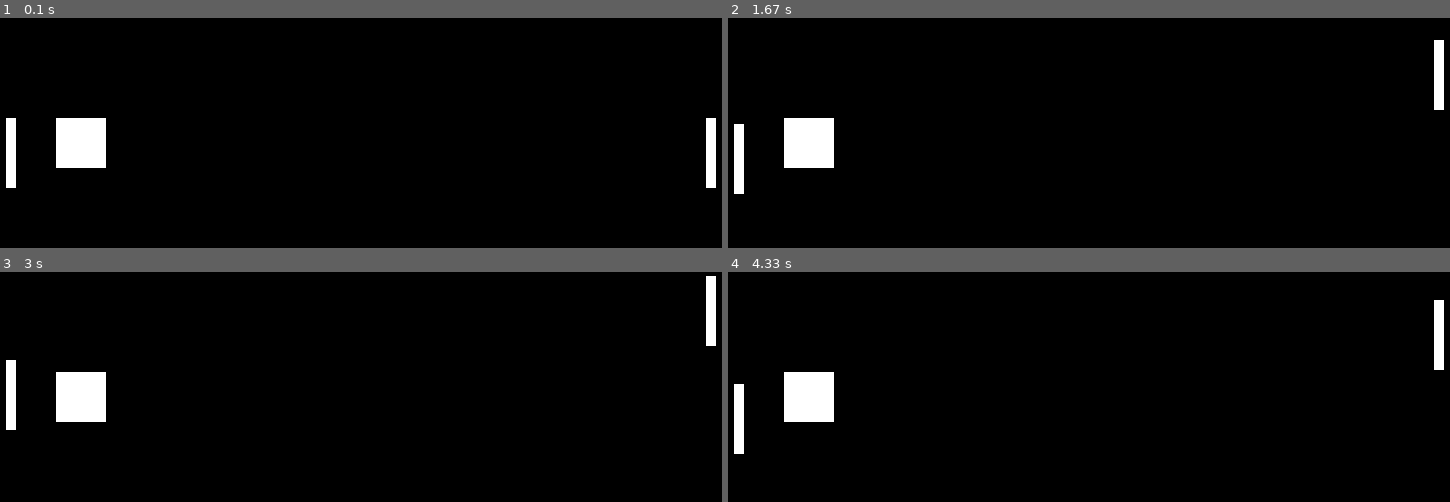
Above: before the commit, frames 1-4 (two rows, left to right).
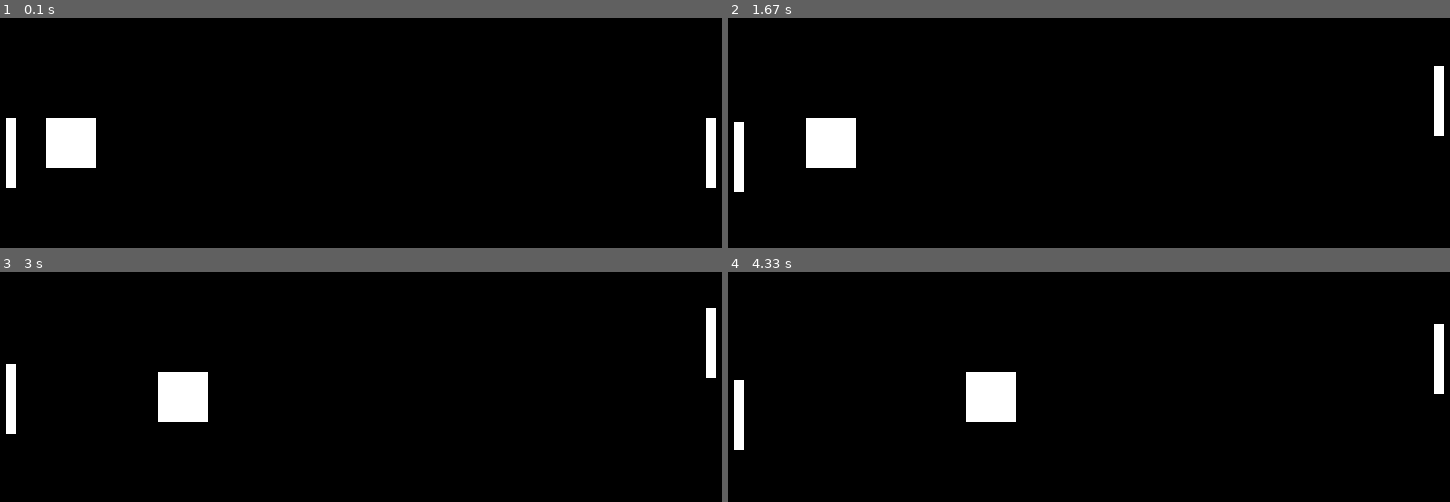
Above: after the commit, the same moments.

Repository: grapesss/LANpygame
Game: pygame game, started from game.py
Two runs of this game, one before a commit and one after it. Both use one fixed random seed, a clock stepped at 60 frames per second and the inputs below.
Inputs:
- Up to frame 1 (0.1 s): no input
- Up to frame 2 (1.67 s): hold Up 0.33-0.8 s; hold Down 0.83-1.13 s; hold S 0.83-1.13 s; hold Up 1.17-1.53 s; hold W 1.17-1.53 s; hold Down from 1.57 s (still down); hold S from 1.57 s (still down)
- Up to frame 3 (3 s): release Down at 1.93 s; release S at 1.93 s; hold Up 1.97-2.27 s; hold W 1.97-2.27 s; hold Down 2.3-2.6 s; hold S 2.3-2.6 s; hold Up from 2.63 s (still down); hold W from 2.63 s (still down)
- Up to frame 4 (4.33 s): release Up at 3 s; release W at 3 s; hold Down 3.03-3.4 s; hold S 3.03-3.4 s; hold Up 3.43-3.73 s; hold W 3.43-3.73 s; hold Down 3.77-4.07 s; hold S 3.77-4.07 s; hold Up from 4.1 s (still down); hold W from 4.1 s (still down)

The runs differ from the first frame. In frame 1, 0.6% of the frame differs, in the area x 6-15%, y 43-66%; in frame 2, 1.7%; in frame 3, 3.4%, in the area x 0-100%, y 1-71%; in frame 4, 3.3%.

Commit message:
Started adding points to the game

Diff:
--- a/game.py
+++ b/game.py
@@ -27,19 +27,31 @@
 left_player_direction = ""
 right_player_pos = [750, 100]
 right_player_direction = ""
+speed = 2
 
 ball_size = 50
 ball_pos = [100, 100]
-speed = 3
-ball_direction = ""
+ball_speed = 1
+ball_direction = "left"
 
 def update_ball_pos(direction, pos):
 	if direction == "left":
-		pos[0] -= speed
+		pos[0] -= ball_speed
 	elif direction == "right":
-		pos[0] += speed
+		pos[0] += ball_speed
 
+def detect_collision(player, ball):
+    p_x = player[0]
+    p_y = player[1]
+    b_x = ball[0]
+    b_y = ball[1]
 
+    if (b_x >= p_x and b_x < (p_x + player_width)) or (p_x >= b_x and p_x < (b_x + ball_size)):
+        if (b_y >= p_y and b_y < (p_y + player_width)) or (p_y >= b_y and p_y < (b_y + ball_size)):
+            return True
+
+def give_points():
+	pass # For now
 
 while not game_over:
 	keys = pygame.key.get_pressed()
@@ -81,7 +93,11 @@
 	if ball_pos[0] < 0:
 		score[1] += 1
 
+	if detect_collision(left_player_pos, ball_pos):
+		ball_direction = "right"
 
+	if detect_collision(right_player_pos, ball_pos):
+		ball_direction = "left"
 
 	update_ball_pos(ball_direction, ball_pos)
 	screen.fill(black)
